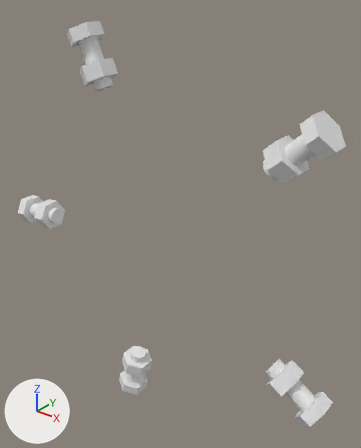
One commit to the glTF model viewer-full/bolts_bot.glb: the scene before it, then after it.
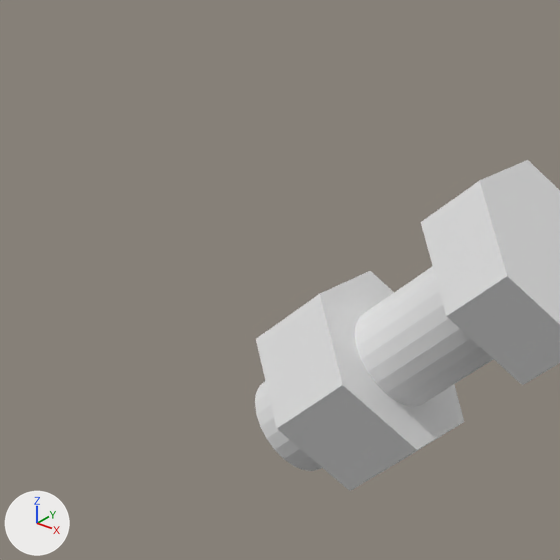
The first picture shows the older version from a camera (50 mm lens) standing at (98.3, -86.8, 79.1) and looking at (2.4, 33.0, 4.8). The close-ups show the older and then the newer version on the part from 57% to 92% of the width and 17% to 45% of the height of that picture. Only the edits that show in the close-ups are written down. Lighting does not change. The marker at lower left points along +X, +Y and +Z. Where no turn or scale is listed for an object, it has been applied to the vertices. Vertices at exactly the same position are counted once.

In view in the first close-up: 'b0_41.5'.
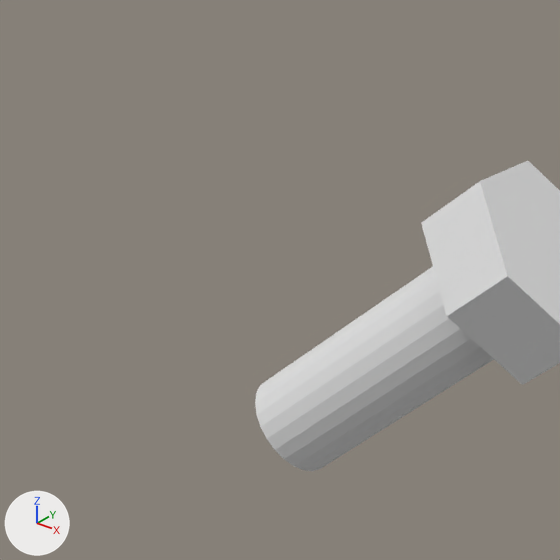
Location of each change, [x1, y1, x2, y2] in pixels of the close-ups (560 x 560 px):
```json
{"object": "b0_41.5", "change": "reshaped", "before": [255, 160, 560, 491], "after": [255, 161, 560, 471]}
{"part": 1, "of": "me_b0_41_5", "change": "deleted", "before": [256, 271, 464, 491]}
```

Scene script edits in JSON lines:
```json
{"block": "me_b0_41_5", "where": "# used by ob_b0_41_5; location = (0.0, 0.0, 0.0)"}
{"op": "remove", "block": "me_b0_41_5", "code": "me_b0_41_5.from_pydata(...)  # 77 vertices, 144 faces; spans x 37.7..57.3, y 18.2..29.8, z 32.9..51.5"}
{"op": "add", "block": "me_b0_41_5", "code": "me_b0_41_5.from_pydata(...)  # 63 vertices, 120 faces; spans x 37.7..57.3, y 18.2..29.8, z 32.9..51.5"}
{"block": "me_b0_41_5", "change": "me_b0_41_5 part 1: the loose piece of 14 vertices spanning x 38.5..48.9, y 18.2..29.8, z 33.2..44.1 is deleted"}
```
